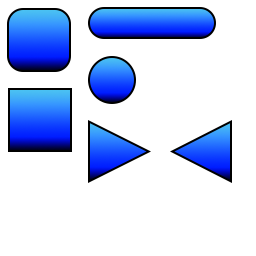
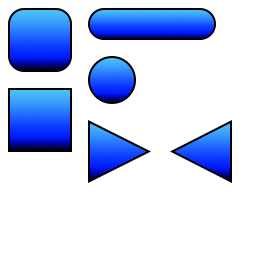
Revision of a layered 256×256 image; what changed, layer by layer:
painted on "Panel" over box(7, 8, 72, 72)
painted on "Slider" over box(88, 7, 216, 40)
